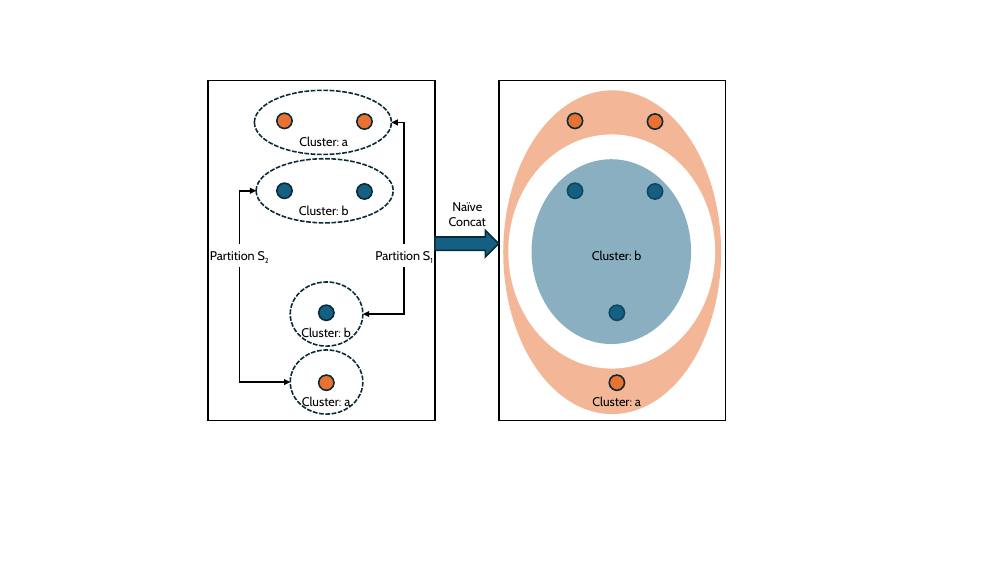
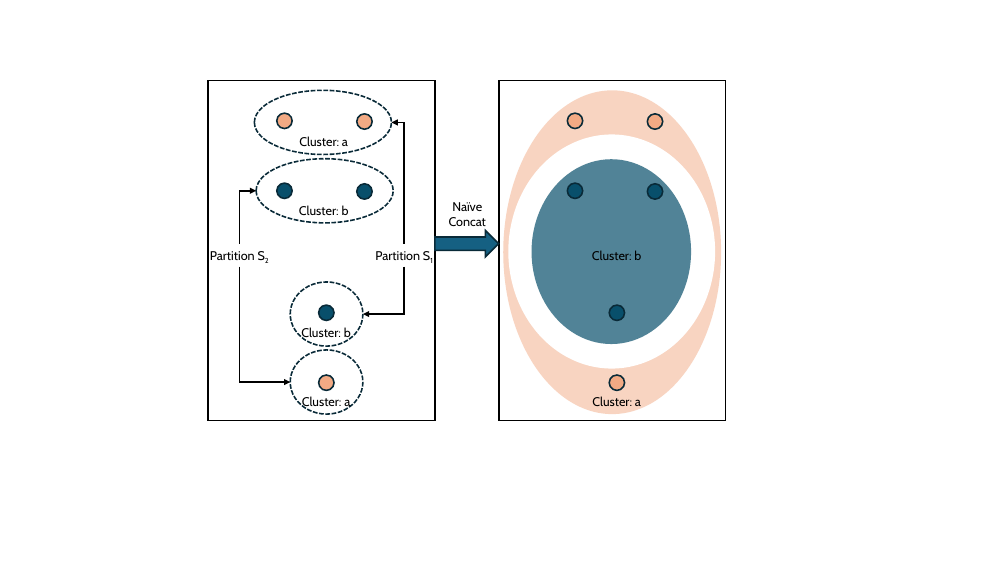
Before and after one commit to MuyeedAhmed/AcceleratedUL, a slide deck: slide 1 of Figures/MergeCluster/Naive.pptx. Drawn at 1008x567 pixels with LibreOffice and Linux fonts; fonts in the diff are those of the drawing. Boxes give left, top, right and bottom in pixels: in the first picture for what was removed or moved away, otherwise in the second. Text is boxed around its words. In the diff, an @@ line names an element or a change of style, - is before the commit and + after.

```diff
--- a/Figures/MergeCluster/Naive.pptx
+++ b/Figures/MergeCluster/Naive.pptx
@@ ellipse at <box>504,90,721,414</box>: fill #E97132 at 50% opacity to #F2AA84 at 50% opacity @@
@@ ellipse at <box>532,160,691,344</box>: fill #156082 at 50% opacity to #084F6A at 70% opacity @@
@@ fill #156082 to #084F6A in 6 elements at <box>277,183,292,198</box>, <box>357,184,372,199</box>, <box>318,306,333,321</box>, <box>567,183,582,198</box>, <box>647,184,662,199</box>, <box>609,306,625,321</box> @@
@@ fill #E97132 to #F2AA84 in 6 elements at <box>277,113,292,129</box>, <box>357,114,372,129</box>, <box>318,375,333,390</box>, <box>567,113,582,129</box>, <box>647,114,662,129</box>, <box>609,375,625,390</box> @@
```
Also in this commit, not shown: 17 other files.
